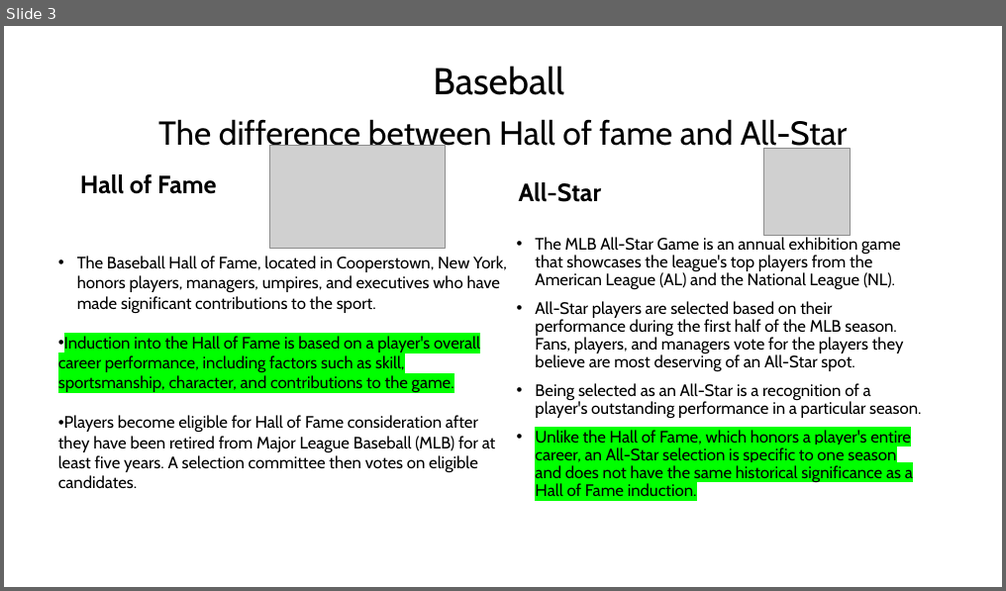
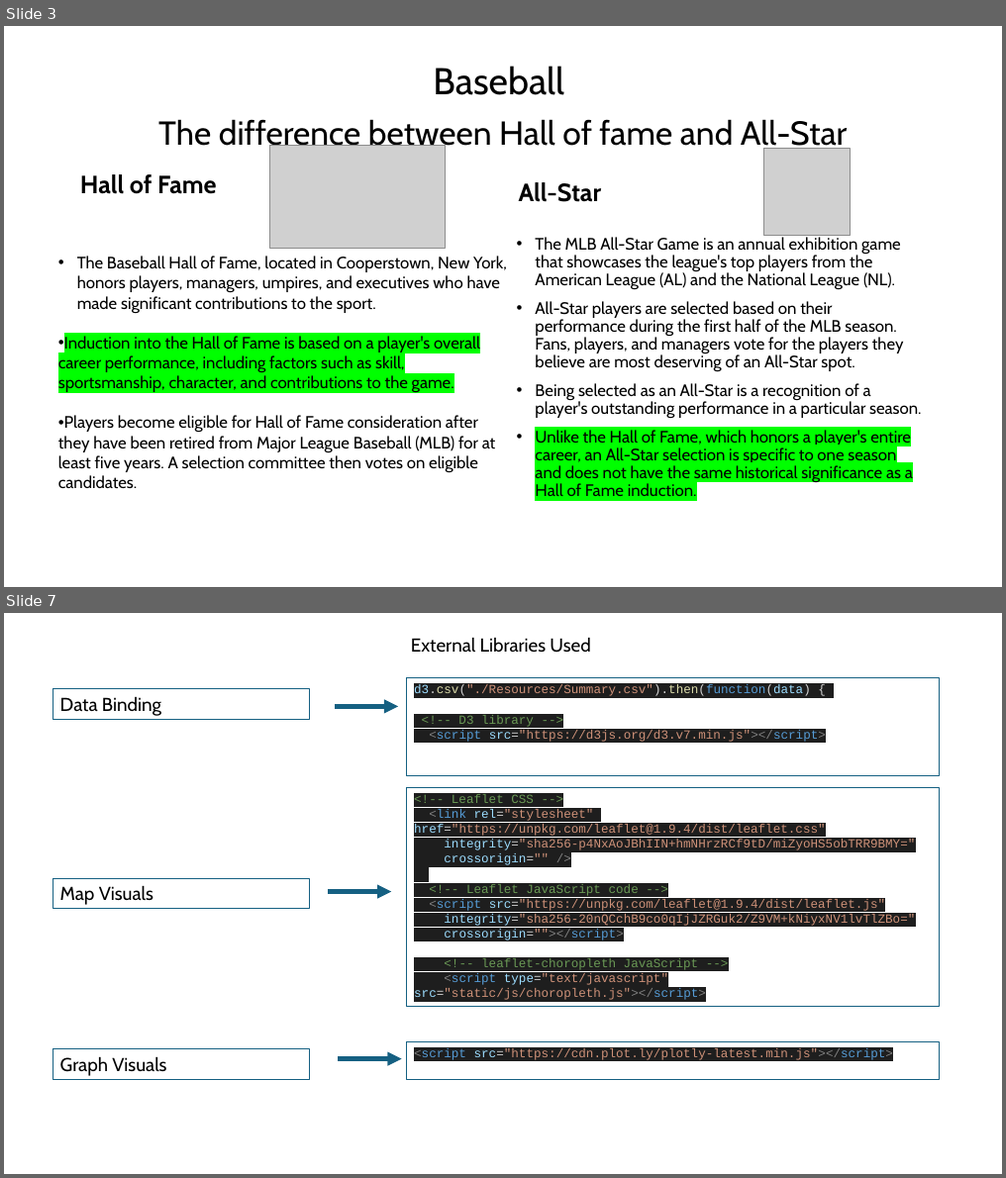
Before and after one commit to leeju09/Project-3-Baseball-, a slide deck: Presentation/Proect3_Group3.pptx. Shown one above the other, each under a label of ours: slide 3 before the commit, slides 3 and 7 after it; the slides between them are not shown. The pictures are 1006x591 and 1006x1178 pixels, drawn with LibreOffice and Linux fonts; fonts in the diff are those of the drawing; grey boxes stand for pictures. Boxes give left, top, right and bottom in pixels: in the first picture for what was removed or moved away, otherwise in the second. Text is boxed around its words. In the diff, an @@ line names an element or a change of style, - is before the commit and + after.

```diff
--- a/Presentation/Proect3_Group3.pptx
+++ b/Presentation/Proect3_Group3.pptx
@@ slide 7 added at box(4, 613, 1002, 1174), background #FFFFFF @@
@@ text added at box(411, 637, 590, 653), 18 pt, text #000000 @@
+External Libraries Used
@@ rectangle added at box(53, 689, 310, 719), outline #156082 1 pt, 18 pt, text #000000 @@
+Data Binding
@@ rectangle added at box(407, 678, 940, 776), outline #156082 1 pt, 12 pt, text #CE9178 @@
+d3.csv("./Resources/Summary.csv").then(function(data) {
+<!-- D3 library -->
+<script src="https://d3js.org/d3.v7.min.js"></script>
@@ arrow added from (335, 707) to (399, 707), #156082 4.5 pt @@
@@ rectangle added at box(407, 787, 940, 1007), outline #156082 1 pt, 12 pt, text #CE9178 @@
+<!-- Leaflet CSS -->
+<link rel="stylesheet" href="https://unpkg.com/leaflet@1.9.4/dist/leaflet.css"
+integrity="sha256-p4NxAoJBhIIN+hmNHrzRCf9tD/miZyoHS5obTRR9BMY="
+crossorigin="" />
+<!-- Leaflet JavaScript code -->
+<script src="https://unpkg.com/leaflet@1.9.4/dist/leaflet.js"
+integrity="sha256-20nQCchB9co0qIjJZRGuk2/Z9VM+kNiyxNV1lvTlZBo="
+crossorigin=""></script>
+<!-- leaflet-choropleth JavaScript -->
+<script type="text/javascript" src="static/js/choropleth.js"></script>
@@ rectangle added at box(53, 878, 310, 909), outline #156082 1 pt, 18 pt, text #000000 @@
+Map Visuals
@@ arrow added from (328, 891) to (392, 891), #156082 4.5 pt @@
@@ rectangle added at box(53, 1050, 310, 1079), outline #156082 1 pt, 18 pt, text #000000 @@
+Graph Visuals
@@ rectangle added at box(407, 1042, 940, 1079), outline #156082 1 pt, 12 pt, text #CE9178 @@
+<script src="https://cdn.plot.ly/plotly-latest.min.js"></script>
@@ arrow added from (338, 1059) to (402, 1059), #156082 4.5 pt @@
```
Also in this commit, not shown: 1 slide changed, 4 other slides added, 1 slide removed.
